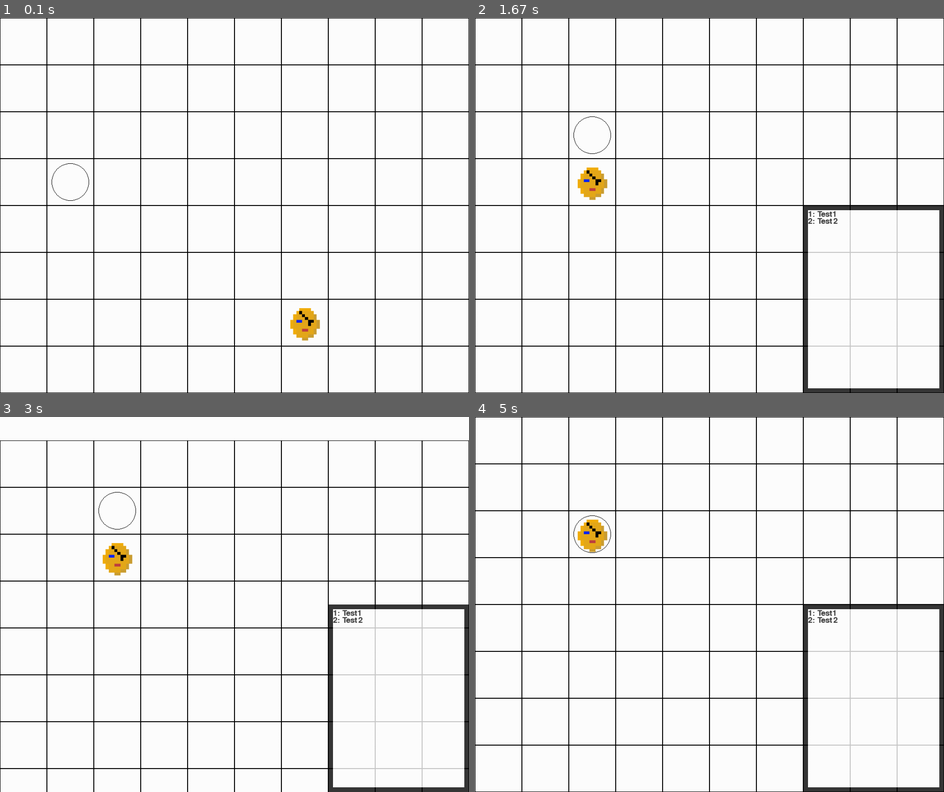
Above: before the commit, frames 1-4 (two rows, left to right).
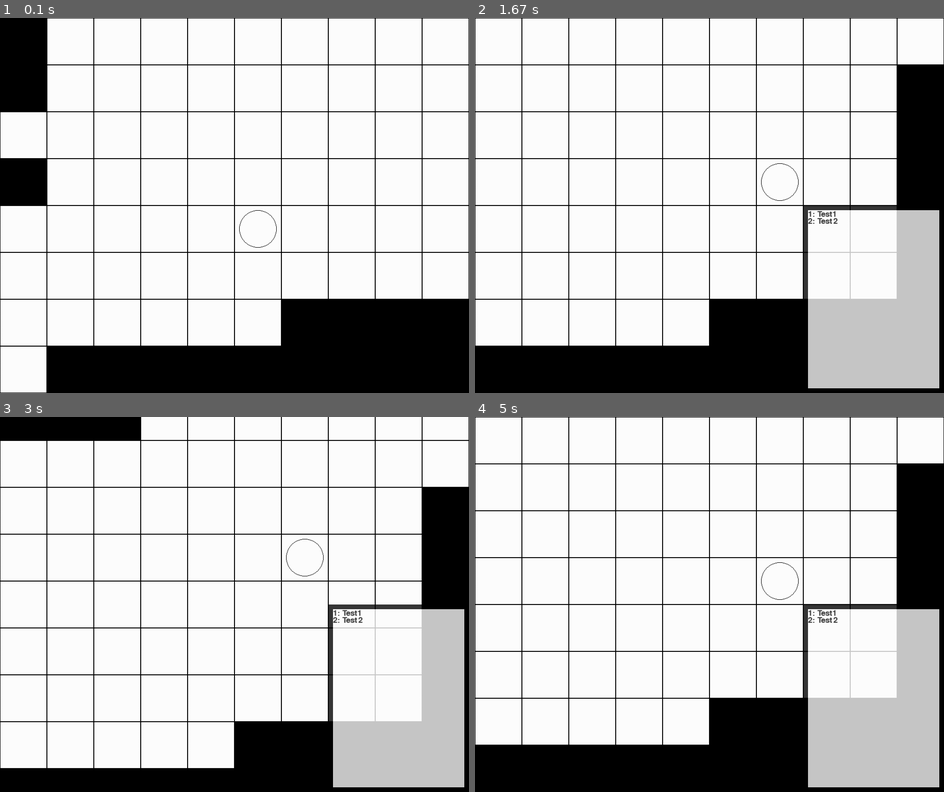
Above: after the commit, the same moments.

Repository: B3NJP/FinalSDDProject
Game: pygame game, started from main.py
The game is run twice, just before and just after one commit, with the same random seed, the same clock (stepped at 60 frames per second) and the same inputs.
Inputs:
- Up to frame 1 (0.1 s): no input
- Up to frame 2 (1.67 s): tap W at 0.33 s; hold N 0.67-1.13 s; hold Right 0.67-1.13 s; hold D 0.67-1.13 s; hold Right 1.17-1.63 s; hold D 1.17-1.63 s
- Up to frame 3 (3 s): hold Up 1.67-1.97 s; hold W 1.67-1.97 s; hold Right 2-2.47 s; hold D 2-2.47 s; hold Left from 2.5 s (still down); hold A from 2.5 s (still down)
- Up to frame 4 (5 s): release Left at 3.03 s; release A at 3.03 s; hold Down 3.07-3.37 s; hold S 3.07-3.37 s; hold Left 3.4-3.8 s; hold A 3.4-3.8 s; hold Up 3.83-4.2 s; hold W 3.83-4.2 s; hold Right 4.23-4.87 s; hold D 4.23-4.87 s; hold Down from 4.9 s (still down); hold S from 4.9 s (still down)

The runs differ from the first frame. In frame 1, 20% of the frame differs, in the area x 0-100%, y 0-100%; in frame 2, 25%, in the area x 0-100%, y 12-100%; in frame 3, 21%; in frame 4, 25%.

Commit message:
Added map gen and fix choosing combos outside range

Diff:
--- a/MapGen2.py
+++ b/MapGen2.py
@@ -1,7 +1,7 @@
 import math, random
 
-dimensions = 50,50
-tempMap = [['X']*50 for i in range(0, 50)]
+# dimensions = 50,50
+# tempMap = [['X']*50 for i in range(0, 50)]
 
 def doRooms(countRange, sizeRanges, dimensions):
     rooms = []
@@ -33,45 +33,45 @@
                 arr[j][k] = '0'
 
 def connectRooms(room1, room2):
-    vertical = True#random.random()>0.5
+    # vertical = True#random.random()>0.5
     locs = []
-    if vertical:
-        x = math.floor(random.random()*room1[2]) + room1[0]
-        y = room1[1]
-        down = False
-        if room1[1] < room2[1]:
-            y += room1[3]-1
-            down = True
-        if not down:
-            finalY = min(room2[1]+math.floor(random.random()*room2[3]),room1[1])
-            while y > finalY:
-                y -= 1
-                locs += [[x, y]]
-        if down:
-            finalY = max(room2[1]+math.floor(random.random()*room2[3]),room1[1]+room1[3])
-            while y < finalY:
-                y += 1
-                locs += [[x, y]]
-        left = False
-        if x > room2[0]:
-            left = True
-        if left:
-            finalX = min(room2[0]+math.floor(random.random()*room2[2]), x)
-            while x > finalX:
-                x -= 1
-                locs += [[x, y]]
-        if not left:
-            finalX = max(room2[0]+math.floor(random.random()*room2[2]), x)
-            while x < finalX:
-                x += 1
-                locs += [[x, y]]
+    # if vertical:
+    x = math.floor(random.random()*room1[2]) + room1[0]
+    y = room1[1]
+    down = False
+    if room1[1] < room2[1]:
+        y += room1[3]-1
+        down = True
+    if not down:
+        finalY = min(room2[1]+math.floor(random.random()*room2[3]),room1[1])
+        while y > finalY:
+            y -= 1
+            locs += [[x, y]]
+    if down:
+        finalY = max(room2[1]+math.floor(random.random()*room2[3]),room1[1]+room1[3])
+        while y < finalY:
+            y += 1
+            locs += [[x, y]]
+    left = False
+    if x > room2[0]:
+        left = True
+    if left:
+        finalX = min(room2[0]+math.floor(random.random()*room2[2]), x)
+        while x > finalX:
+            x -= 1
+            locs += [[x, y]]
+    if not left:
+        finalX = max(room2[0]+math.floor(random.random()*room2[2]), x)
+        while x < finalX:
+            x += 1
+            locs += [[x, y]]
     return locs
-rooms = doRooms([5, 10], [[7,10],[7,10]], dimensions)
-drawRooms(rooms, tempMap)
-#connect1 = connectRooms(rooms[0], rooms[1])
-connects = [connectRooms(rooms[i], rooms[i+1]) for i in range(0,len(rooms)-1)]
-for i in connects:
-    for j in i:
-        tempMap[j[1]][j[0]] = '0'
-for i in tempMap:
-    print(''.join(i))
+# rooms = doRooms([5, 10], [[7,10],[7,10]], dimensions)
+# drawRooms(rooms, tempMap)
+# #connect1 = connectRooms(rooms[0], rooms[1])
+# connects = [connectRooms(rooms[i], rooms[i+1]) for i in range(0,len(rooms)-1)]
+# for i in connects:
+#     for j in i:
+#         tempMap[j[1]][j[0]] = '0'
+# for i in tempMap:
+#     print(''.join(i))
--- a/main.py
+++ b/main.py
@@ -1,6 +1,6 @@
 import math, random, sys, copy
 import pygame
-import classes, functions, exampleArts, drawMap, pygameFunctions, ai
+import classes, functions, exampleArts, drawMap, pygameFunctions, ai, MapGen2
 pygame.init()
 
 # Basic Values
@@ -12,9 +12,26 @@
 
 screen = pygame.display.set_mode(screenSize)
 
-grid = [['0']*20]*20
-
-camera = [0,0]
+# Prepares map
+dimensions = (30,30)
+grid = [['X']*dimensions[0] for i in range(0, dimensions[1])]
+rooms = MapGen2.doRooms([5, 10], [[5,8],[5,8]], dimensions)
+MapGen2.drawRooms(rooms, grid)
+connects = [MapGen2.connectRooms(rooms[i], rooms[i+1]) for i in range(0,len(rooms)-1)]
+for i in connects:
+    for j in i:
+        grid[j[1]][j[0]] = '0'
+
+# Starting Location:
+def getFreeLocation(grid):
+    loc = [math.floor(random.random()*dimensions[0]), math.floor(random.random()*dimensions[1])]
+    while grid[loc[1]][loc[0]] == 'X':
+        loc = [math.floor(random.random()*dimensions[0]), math.floor(random.random()*dimensions[1])]
+    return loc
+
+startLoc = getFreeLocation(grid)
+
+camera = [5-startLoc[0],4-startLoc[1]]
 
 selected = None
 
@@ -110,10 +127,10 @@
 font = pygame.font.Font(None, 25)
 
 # Temporary
-Alice = classes.Character('Alice', [28, 27, 9, 7, 11, 6, 8, 9])
-Bill = classes.Character('Bill', [27, 20, 13, 6, 6, 6, 9, 8], script=ai.warrior, image="Assets/Enemies/png/Bandit.png")
-
-Alice.loc = [1,3]
+Alice = classes.Character('Alice', [28, 27, 9, 7, 11, 6, 8, 9], loc=startLoc)
+Bill = classes.Character('Bill', [27, 20, 13, 6, 6, 6, 9, 8], loc=getFreeLocation(grid), script=ai.warrior, image="Assets/Enemies/png/Bandit.png")
+
+# Alice.loc = [1,3]
 Bill.loc = [6,6]
 units = [Alice, Bill]
 enemies = [Bill]
@@ -211,7 +228,8 @@
 
                 # Checks if number (to select combo)
                 if pygame.key.name(event.key) in "1234567890":
-                    chosenCombo = combos[(int(pygame.key.name(event.key))-1)]
+                    if int(pygame.key.name(event.key)) < len(combos):
+                        chosenCombo = combos[(int(pygame.key.name(event.key))-1)]
 
         if event.type == pygame.MOUSEBUTTONDOWN: # Mouse buttons
             if event.button == 1:
